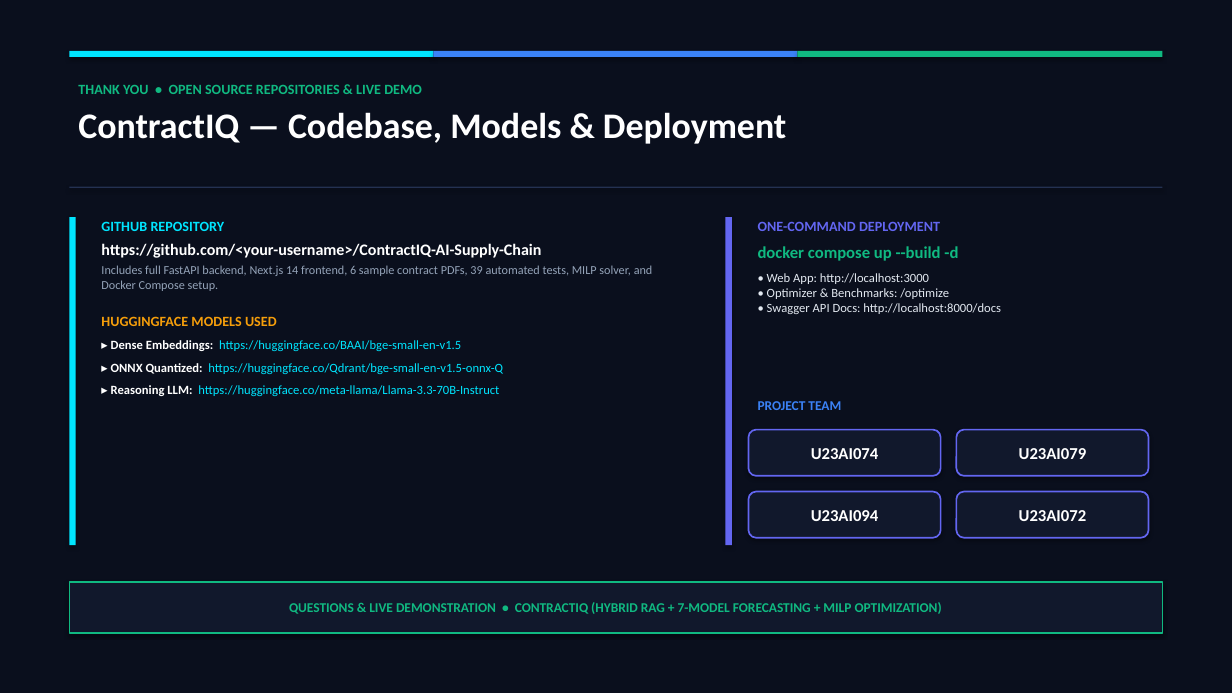
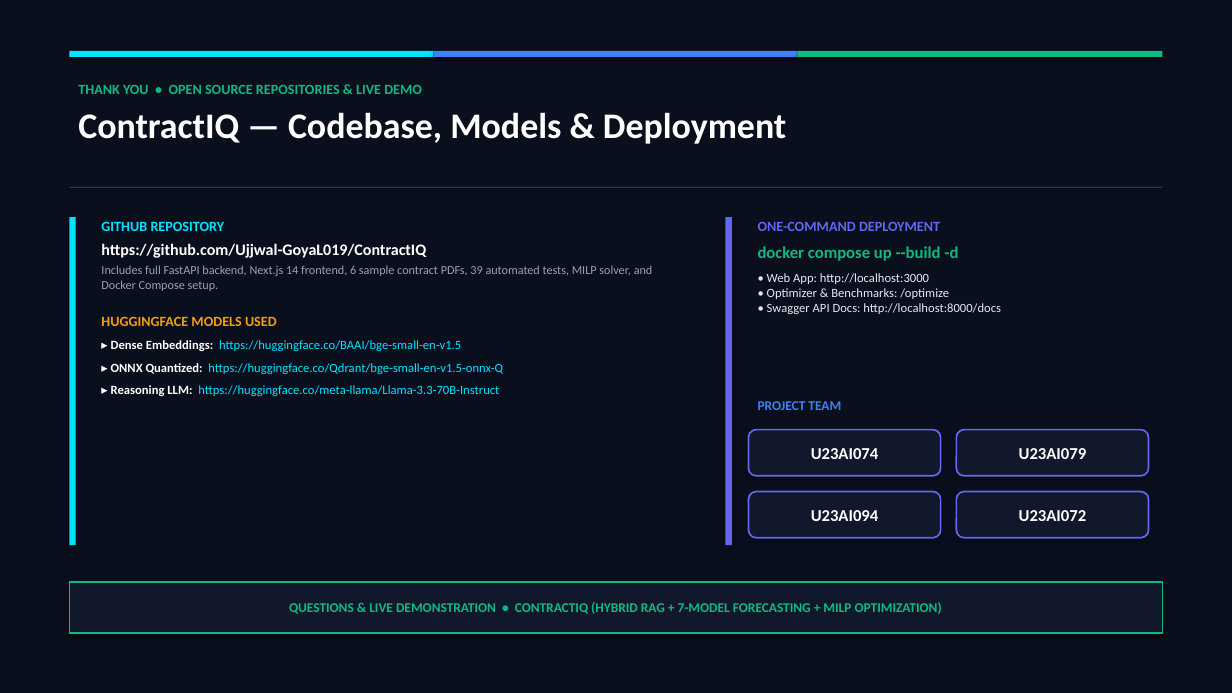
Before and after one commit to Ujjwal-GoyaL019/ContractIQ, a slide deck: slide 12 of ContractIQ_Final_Project_Presentation.pptx. Drawn at 1232x693 pixels with LibreOffice and Linux fonts; fonts in the diff are those of the drawing. Boxes give left, top, right and bottom in pixels: in the first picture for what was removed or moved away, otherwise in the second. Text is boxed around its words. In the diff, an @@ line names an element or a change of style, - is before the commit and + after.

Commit message:
docs: link official GitHub repository in presentation and project report

```diff
--- a/ContractIQ_Final_Project_Presentation.pptx
+++ b/ContractIQ_Final_Project_Presentation.pptx
@@ text at (101, 243, 426, 258): text changed @@
-https://github.com/<your-username>/ContractIQ-AI-Supply-Chain
+https://github.com/Ujjwal-GoyaL019/ContractIQ
```
Also in this commit, not shown: 4 other files.
